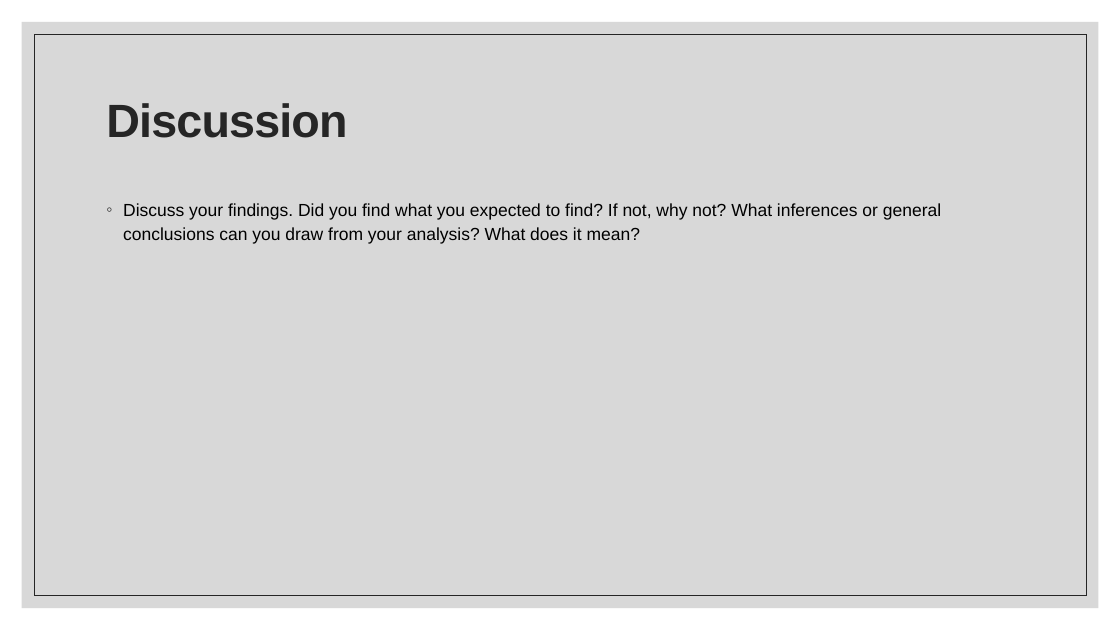
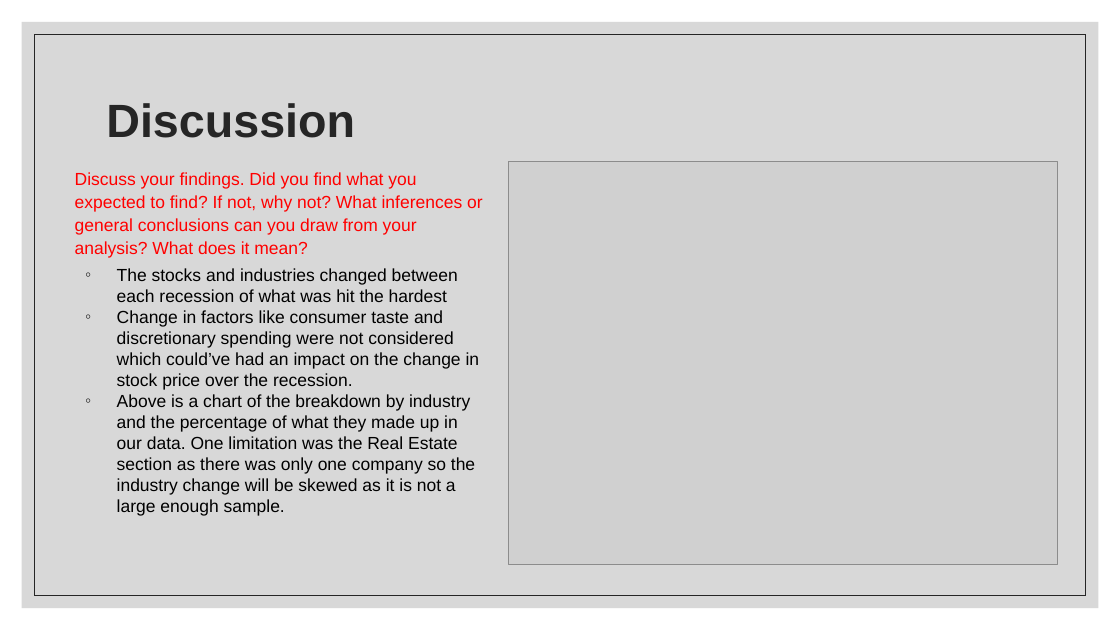
Before and after one commit to skinnms/DBC_project_1, a slide deck: slide 6 of # Archive/presentation/Stock Market Crash Analysis.pptx (slide 5 before the commit). Drawn at 1120x630 pixels with LibreOffice and Linux fonts; fonts in the diff are those of the drawing; grey boxes stand for pictures. Boxes give left, top, right and bottom in pixels: in the first picture for what was removed or moved away, otherwise in the second. Text is boxed around its words. In the diff, an @@ line names an element or a change of style, - is before the commit and + after.

```diff
--- a/# Archive/presentation/Stock Market Crash Analysis.pptx
+++ b/# Archive/presentation/Stock Market Crash Analysis.pptx
@@ rectangle at (34,34,1086,596): outline #262626 0.5 pt to #262626 0.75 pt @@
@@ title "Discussion" at (106,103,355,138): letter spacing -0.7 to 0 pt @@
@@ text added at (75,172,483,516), 15 pt, text #000000 @@
+Discuss your findings. Did you find what you expected to find? If not, why not? What inferences or general conclusions can you draw from your analysis? What does it mean?
+◦ The stocks and industries changed between each recession of what was hit the hardest
+◦ Change in factors like consumer taste and discretionary spending were not considered which could’ve had an impact on the change in stock price over the recession.
+◦ Above is a chart of the breakdown by industry and the percentage of what they made up in our data. One limitation was the Real Estate section as there was only one company so the industry change will be skewed as it is not a large enough sample.
@@ picture added at (508,161,1058,565) @@
@@ text removed at (123,203,941,244) @@
-◦ Discuss your findings. Did you find what you expected to find? If not, why not? What inferences or general conclusions can you draw from your analysis? What does it mean?
```
Also in this commit, not shown: 7 other slides changed, 3 slides added, 2 slides removed.
